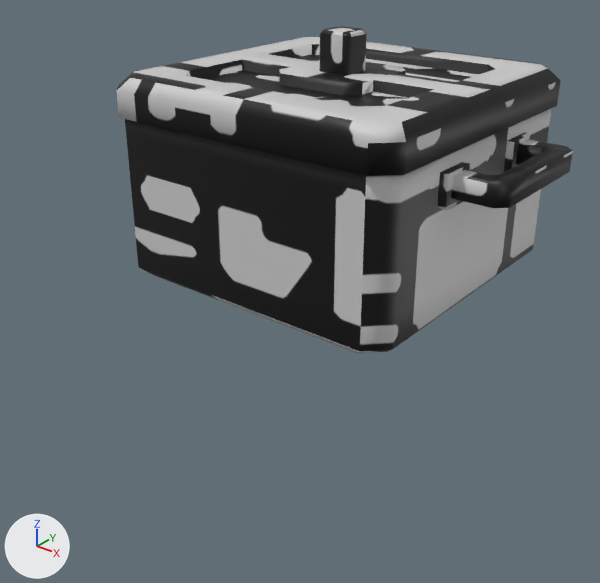
Renders of the FBX model Reference/Resource/Mesh/Animation/Basecamp/BC_cauldron02_break.fbx from each side of a commit.
Camera for both pictures: a 50 mm camera at (0.0606, -0.084, 0.0593) aimed at (0.0022, -0.011, 0.0141). Arrows for +X, +Y and +Z are at lower left; the lights stay in place. Where no turn or scale is listed for an object, it has been applied to the vertices. Vertices at the same position are counted once.

The scene before the commit, as lines of its bpy script (objects in view):
```python
me_model02 = bpy.data.meshes.new('model02')
me_model02.from_pydata(...)  # 180 vertices, 308 faces; spans x -0.0271..0.0271, y -0.02..0.02, z -0.0003..0.021
me_model02.materials.append(mat_lambert1)  # picture img_bc_cauldron02_break_png
me_model02_1 = bpy.data.meshes.new('model02 1')
me_model02_1.from_pydata(...)  # 164 vertices, 314 faces; spans x -2.05..2.05, y -0.47..0.47, z -2.05..2.05
me_model02_1.materials.append(mat_lambert1)  # picture img_bc_cauldron02_break_png
ob_model02 = bpy.data.objects.new('model02', me_model02)
ob_model02.location = (0.0, 0.0, 0.014)
ob_model02_1 = bpy.data.objects.new('model02 1', me_model02_1)
ob_model02_1.parent = ob_pot_cap
ob_model02_1.location = (0.0, -0.0604, 0.0)
ob_pot_cap = bpy.data.objects.new('pot_cap', None)
ob_pot_cap.parent = ob_pot_group
ob_pot_cap.location = (0.0, 1.106, 0.0)
```
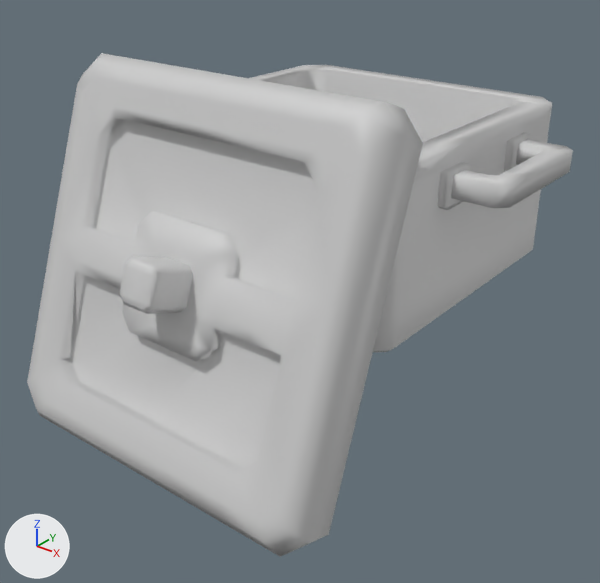
ob_pot_cap is not drawn itself; it is the parent of ob_model02_1.

Boxes [x1, y1, x2, y2] around the edits, measured in the pictures (600 x 583 px):
```json
{"object": "model02 1", "change": "surface changed, moved, turned, rescaled", "before": [116, 26, 561, 176], "after": [27, 53, 423, 557]}
{"part": 2, "of": "me_model02", "change": "surface changed", "before": [125, 108, 573, 353], "after": [249, 65, 573, 352]}
```

The change, as JSON lines over the scene's bpy script:
```json
{"block": "me_model02_1", "where": "me_model02_1.from_pydata(...)  # 164 vertices, 314 faces; spans x -2.05..2.05, y -0.47..0.47, z -2.05..2.05"}
{"block": "me_model02_1", "where": "# used by ob_model02_1"}
{"block": "me_model02_1", "change": "me_model02_1 part 1: texture (UV) coordinates of 314 of 314 faces, centred in x -2.05..2.05, y -0.47..0.47, z -2.05..2.05, changed; they spanned u 0.0..1.0, v 0.0..0.96 and now span u 0.02..0.98, v 0.02..0.98"}
{"block": "me_model02", "where": "me_model02.from_pydata(...)  # 180 vertices, 308 faces; spans x -0.0271..0.0271, y -0.02..0.02, z -0.0003..0.021"}
{"block": "me_model02", "where": "# used by ob_model02"}
{"block": "me_model02", "change": "me_model02 part 2: texture (UV) coordinates of 308 of 308 faces, centred in x -0.0271..0.0271, y -0.02..0.02, z -0.0003..0.021, changed; they spanned u 0.0..0.99, v 0.0..0.98 and now span u 0.02..0.97, v 0.02..0.97"}
{"op": "set", "path": "ob_pot_cap.location", "old": "(0.0, 1.106, 0.0)", "new": "(0.0, -0.732, 3.063)"}
{"op": "set", "path": "ob_pot_cap.rotation_euler", "old": "(0.0, 0.0, 0.0)", "new": "(1.222, 0.0, 0.0)", "note": "degrees (0, 0, 0) -> degrees (70, 0, 0)"}
{"op": "set", "path": "ob_pot_cap.scale", "old": "(1.0, 1.0, 1.0)", "new": "(1.1, 1.1, 1.1)"}
```
